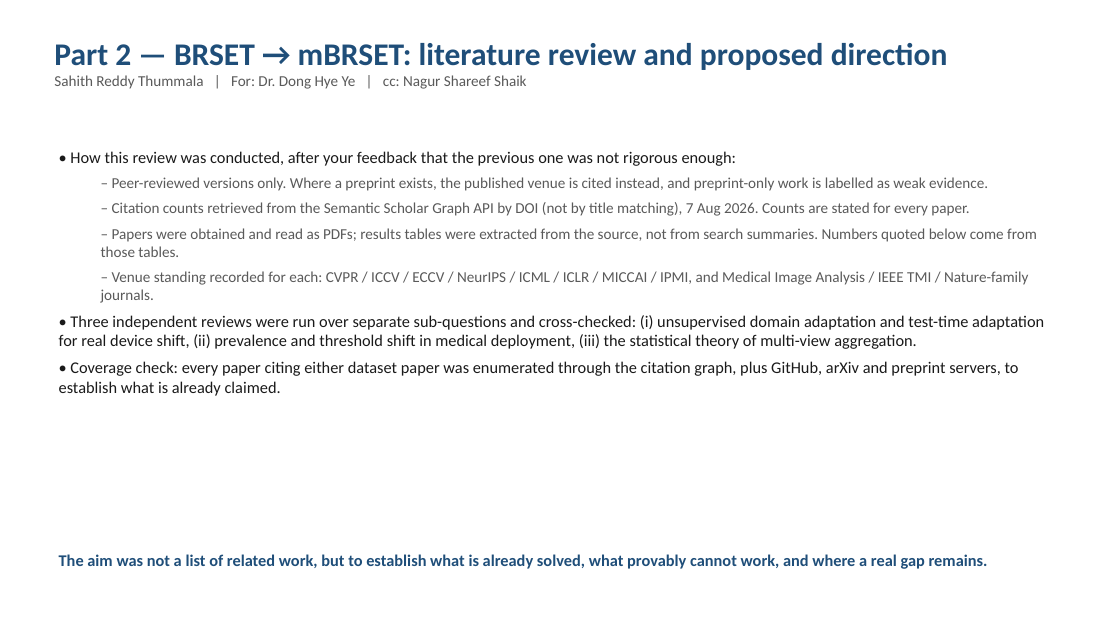
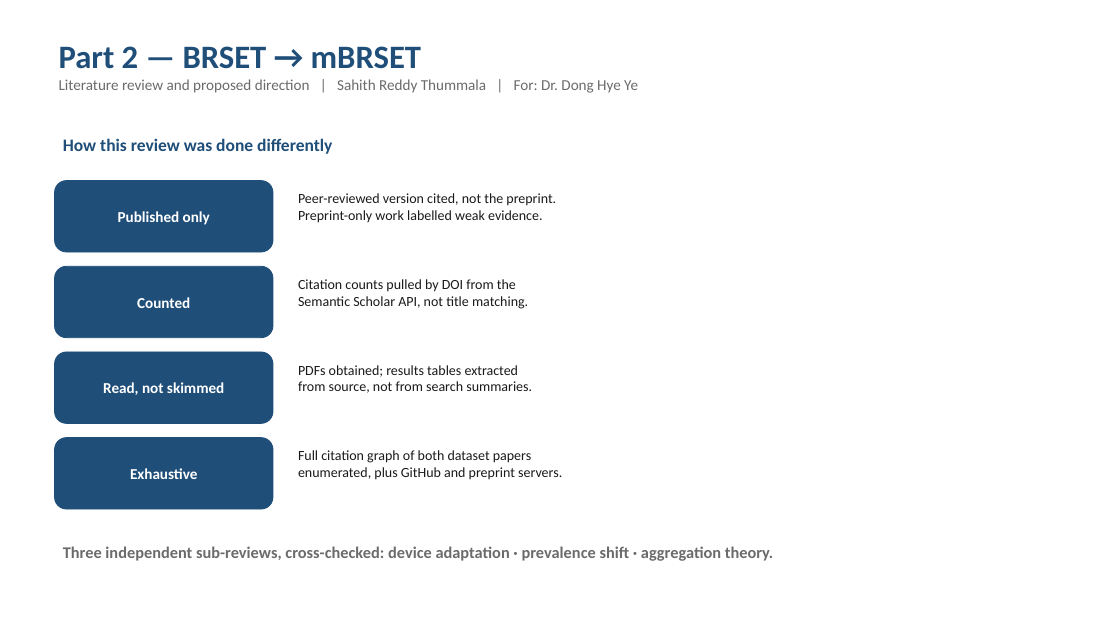
Before and after one commit to Sahith59/brset-convnextv2, a slide deck: slide 1 of presentation/BRSET_Part2_LiteratureReview.pptx. Drawn at 1120x630 pixels with LibreOffice and Linux fonts; fonts in the diff are those of the drawing. Boxes give left, top, right and bottom in pixels: in the first picture for what was removed or moved away, otherwise in the second. Text is boxed around its words. In the diff, an @@ line names an element or a change of style, - is before the commit and + after.

```diff
--- a/presentation/BRSET_Part2_LiteratureReview.pptx
+++ b/presentation/BRSET_Part2_LiteratureReview.pptx
@@ text at (59,46,638,93): text changed; text colour #5A5A5A to #6B6B6B @@
-Part 2 — BRSET → mBRSET: literature review and proposed direction
-Sahith Reddy Thummala | For: Dr. Dong Hye Ye | cc: Nagur Shareef Shaik
+Part 2 — BRSET → mBRSET
+Literature review and proposed direction | Sahith Reddy Thummala | For: Dr. Dong Hye Ye
@@ text added at (63,138,332,154), 15 pt, text #1F4E79, bold @@
+How this review was done differently
@@ text removed at (59,151,1044,396) @@
-• How this review was conducted, after your feedback that the previous one was not rigorous enough:
-  – Peer-reviewed versions only. Where a preprint exists, the published venue is cited instead, and preprint-only work is labelled as weak evidence.
-  – Citation counts retrieved from the Semantic Scholar Graph API by DOI (not by title matching), 7 Aug 2026. Counts are stated for every paper.
-  – Papers were obtained and read as PDFs; results tables were extracted from the source, not from search summaries. Numbers quoted below come from those tables.
-  – Venue standing recorded for each: CVPR / ICCV / ECCV / NeurIPS / ICML / ICLR / MICCAI / IPMI, and Medical Image Analysis / IEEE TMI / Nature-family journals.
-• Three independent reviews were run over separate sub-questions and cross-checked: (i) unsupervised domain adaptation and test-time adaptation for real device shift, (ii) prevalence and threshold shift in medical deployment, (iii) the statistical theory of multi-view aggregation.
-• Coverage check: every paper citing either dataset paper was enumerated through the citation graph, plus GitHub, arXiv and preprint servers, to establish what is already claimed.
@@ rounded rectangle added at (55,181,273,252), fill #1F4E79, outline #1F4E79 0.75 pt, 13 pt, text #FFFFFF, bold @@
+Published only
@@ text added at (298,193,556,223), 12 pt, text #1A1A1A @@
+Peer-reviewed version cited, not the preprint.
+Preprint-only work labelled weak evidence.
@@ rounded rectangle added at (55,266,273,338), fill #1F4E79, outline #1F4E79 0.75 pt, 13 pt, text #FFFFFF, bold @@
+Counted
@@ text added at (298,279,528,309), 12 pt, text #1A1A1A @@
+Citation counts pulled by DOI from the
+Semantic Scholar API, not title matching.
@@ rounded rectangle added at (55,352,273,423), fill #1F4E79, outline #1F4E79 0.75 pt, 13 pt, text #FFFFFF, bold @@
+Read, not skimmed
@@ text added at (298,365,532,393), 12 pt, text #1A1A1A @@
+PDFs obtained; results tables extracted
+from source, not from search summaries.
@@ rounded rectangle added at (55,438,273,509), fill #1F4E79, outline #1F4E79 0.75 pt, 13 pt, text #FFFFFF, bold @@
+Exhaustive
@@ text added at (298,450,562,480), 12 pt, text #1A1A1A @@
+Full citation graph of both dataset papers
+enumerated, plus GitHub and preprint servers.
@@ text removed at (59,554,988,569) @@
-The aim was not a list of related work, but to establish what is already solved, what provably cannot work, and where a real gap remains.
@@ text added at (63,546,773,561), 14 pt, text #6B6B6B, bold @@
+Three independent sub-reviews, cross-checked: device adaptation · prevalence shift · aggregation theory.
```
Also in this commit, not shown: 5 other slides changed, 1 other file.
